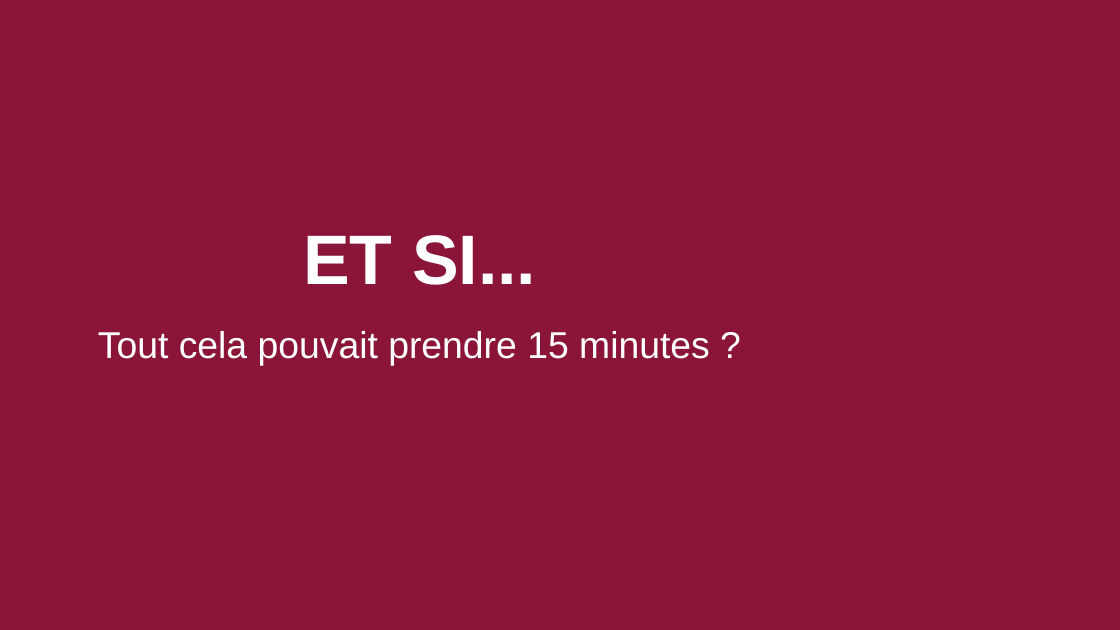
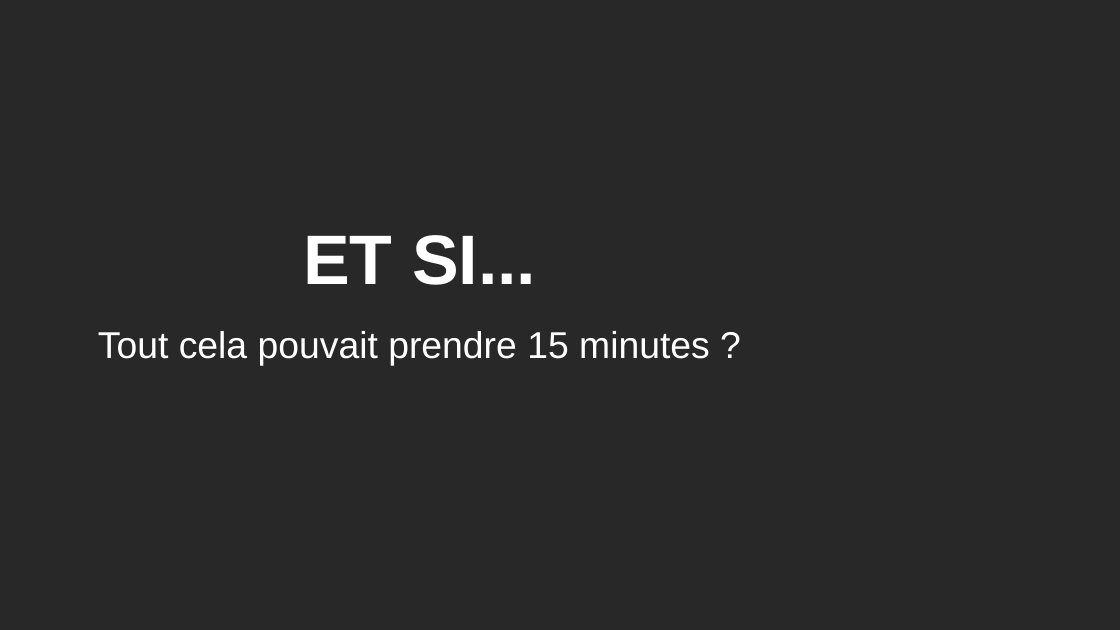
Before and after one commit to Ne0hermes/alflight, a slide deck: slide 20 of ALFlight_Presentation_Complete.pptx (slide 16 before the commit). Drawn at 1120x630 pixels with LibreOffice and Linux fonts; fonts in the diff are those of the drawing. Boxes give left, top, right and bottom in pixels: in the first picture for what was removed or moved away, otherwise in the second. Text is boxed around its words. In the diff, an @@ line names an element or a change of style, - is before the commit and + after.

```diff
--- a/ALFlight_Presentation_Complete.pptx
+++ b/ALFlight_Presentation_Complete.pptx
@@ background #8B1538 to #282828 @@
```
Also in this commit, not shown: 28 other slides changed, 5 slides added, 1 slide removed, 34 other files.
